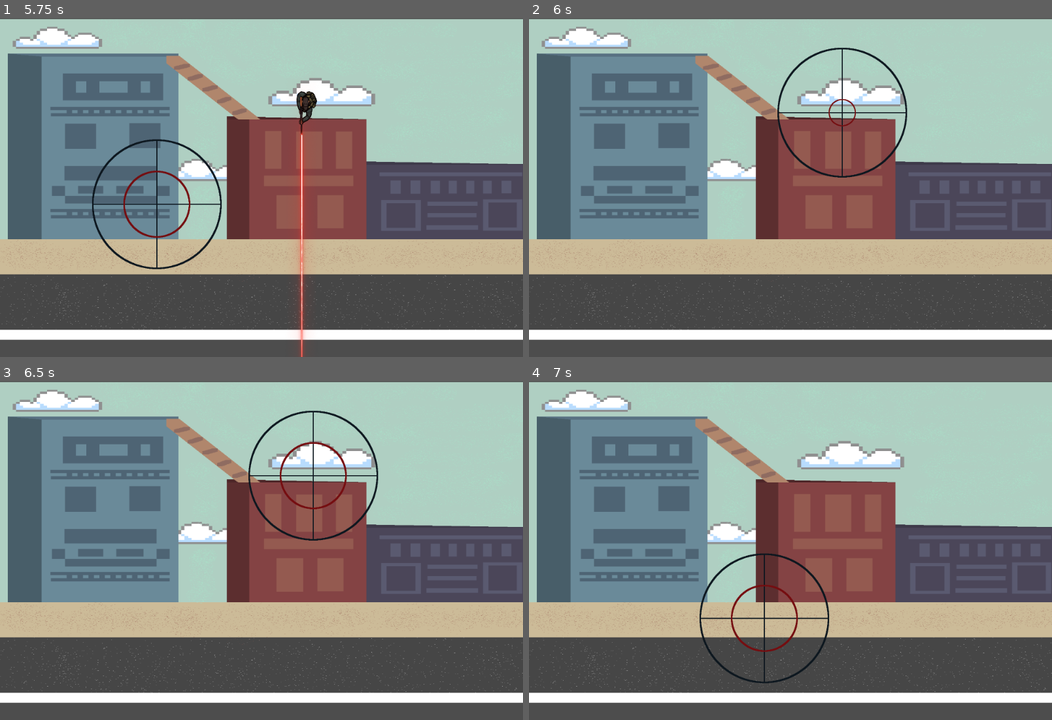
Above: before the commit, frames 1-4 (two rows, left to right).
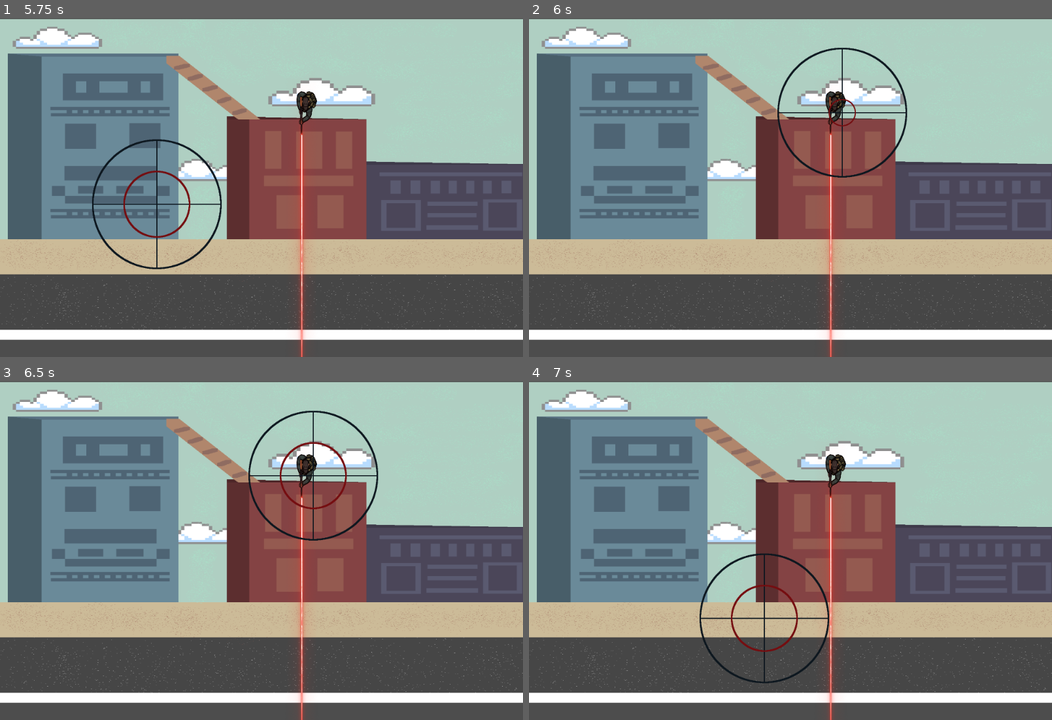
Above: after the commit, the same moments.

Repository: azsocha/Protect-the-VIP
Game: Godot game, scene res://testing.tscn
The game is run twice, just before and just after one commit, with the same random seed, the same clock (stepped at 60 frames per second) and the same inputs. The project has no main scene, so this scene is started directly. The engine's default icon, where the game draws it, is replaced by a stand-in: a white triangle on a blue panel in a dark square.
Inputs (mouse positions are in pixels of both pictures, inside the frame that each line leads up to):
- Up to frame 1 (5.75 s): tap Enter at 0.5, 5 s; move the mouse to (235, 255) at 0.52 s; hold Right (move_right) 0.53-2.03 s; click (235, 255) at 0.6 s; tap Space (jump) at 0.77, 1.52, 3.02, 3.77, 4.25, 4.52 s; move the mouse to (418, 238) at 1.27 s; click (418, 238) at 1.35 s; move the mouse to (104, 136) at 2.02 s; hold A (move_left) 2.03-4.28 s; click (104, 136) at 2.1 s; move the mouse to (287, 187) at 2.77 s; click (287, 187) at 2.85 s; move the mouse to (183, 102) at 3.52 s; click (183, 102) at 3.6 s; move the mouse to (376, 170) at 4.27 s; hold Right (move_right) from 4.28 s (still down); click (376, 170) at 4.35 s; move the mouse to (156, 204) at 5.02 s; click (156, 204) at 5.1 s
- Up to frame 2 (6 s): keep holding Right (move_right); tap Space (jump) at 5.75 s; move the mouse to (842, 112) at 5.77 s; click (842, 112) at 5.85 s
- Up to frame 3 (6.5 s): keep holding Right (move_right); tap Space (jump) at 6.02 s
- Up to frame 4 (7 s): keep holding Right (move_right); tap Enter at 6.5 s; move the mouse to (764, 618) at 6.52 s; click (764, 618) at 6.6 s; tap Space (jump) at 6.77 s

Frame 1 is identical in both runs. In frame 2, 0.9% of the frame differs, in the area x 56-61%, y 21-100%; in frame 3, 0.9%; in frame 4, 0.9%.

Commit message:
Ammo
- ammo now runs out
- need to add ui element
- and maybe dont do animation?

Diff:
--- a/team-3-final-project/player.gd
+++ b/team-3-final-project/player.gd
@@ -2,6 +2,8 @@
 extends CharacterBody2D
 
 signal died
+
+var haveAmmo = true
 
 const SPEED = 300.0
 const JUMP_VELOCITY = -400.0
@@ -26,7 +28,7 @@
 	move_and_slide()
 
 func _input(event):
-	if event is InputEventMouseButton and event.pressed:
+	if event is InputEventMouseButton and event.pressed and haveAmmo:
 		var tex = $Sprite2D.texture
 		if tex == null:
 			return
@@ -46,3 +48,6 @@
 
 func _on_area_2d_died() -> void:
 	queue_free()
+
+func outOfAmmo():
+	haveAmmo = false
--- a/team-3-final-project/player_2.gd
+++ b/team-3-final-project/player_2.gd
@@ -1,6 +1,7 @@
 extends Sprite2D
 
 @export var ammo = 9999999
+signal outOfAmmo
 
 # Called when the node enters the scene tree for the first time.
 func _ready() -> void:
@@ -15,6 +16,9 @@
 		texture = load("res://characterImages/crosshair.png")
 		ammo = ammo - 1
 		print(ammo)
+		if ammo < 1:
+			outOfAmmo.emit()
+			print("Out of Ammo!")
 
 func lastLevelAmmo():
 		ammo = 5
--- a/team-3-final-project/sniper.gd
+++ b/team-3-final-project/sniper.gd
@@ -1,8 +1,9 @@
 extends Sprite2D
 
+var haveAmmo = true
 
 func _input(event):
-	if event is InputEventMouseButton and event.pressed:
+	if event is InputEventMouseButton and event.pressed and haveAmmo:
 		var tex = texture
 		if tex == null:
 			return
@@ -14,3 +15,6 @@
 
 		if sprite_rect.has_point(mouse_pos):
 			queue_free()
+
+func outOfAmmo():
+	haveAmmo = false
--- a/team-3-final-project/testing.tscn
+++ b/team-3-final-project/testing.tscn
@@ -29,6 +29,7 @@
 scale = Vector2(0.316729, 0.258752)
 
 [node name="player_2" parent="." instance=ExtResource("4_tw6ie")]
+ammo = 3
 
 [node name="Goal" parent="." instance=ExtResource("5_3c4ye")]
 position = Vector2(948, 312)
@@ -41,5 +42,7 @@
 [connection signal="died" from="player" to="dead" method="_on_area_2d_died"]
 [connection signal="died" from="Sniper/Sprite2D/Area2D" to="player" method="_on_area_2d_died"]
 [connection signal="died" from="Sniper/Sprite2D/Area2D" to="dead" method="_on_area_2d_died"]
+[connection signal="outOfAmmo" from="player_2" to="player" method="outOfAmmo"]
+[connection signal="outOfAmmo" from="player_2" to="Sniper" method="outOfAmmo"]
 
 [editable path="Sniper"]
